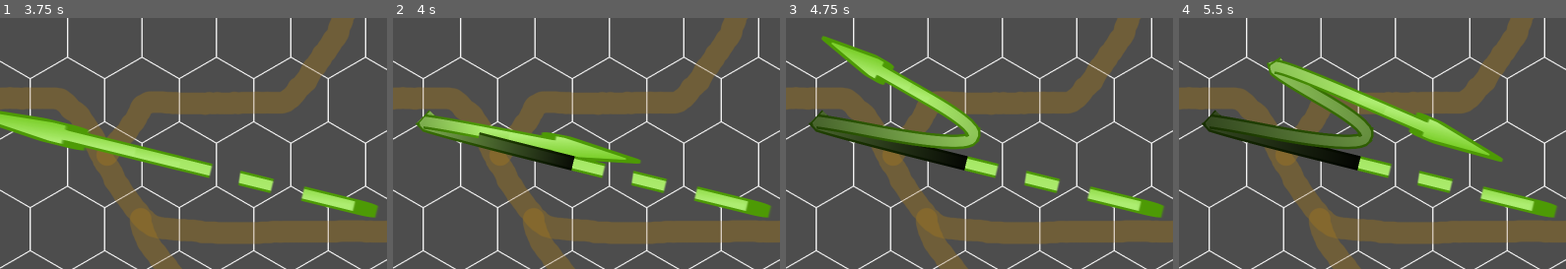
Above: before the commit, frames 1-4 (left to right).
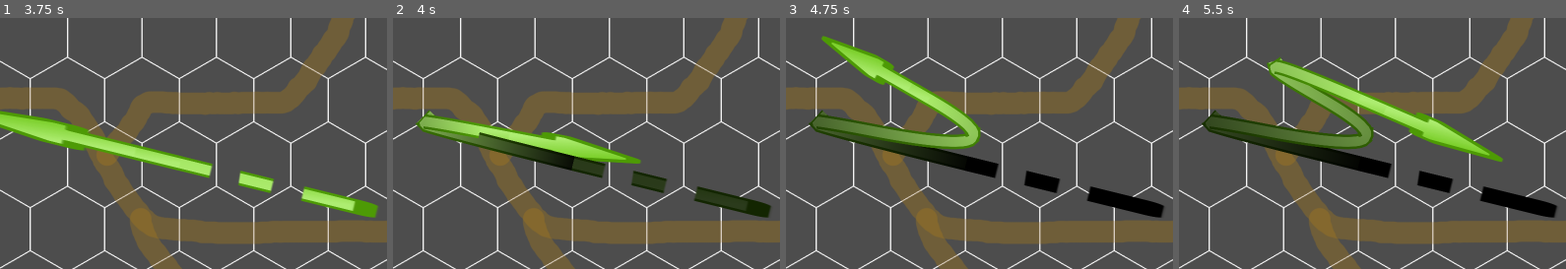
Above: after the commit, the same moments.

Repository: jeremyz/godot-stuff
Game: Godot game, scene res://Main.tscn
Same seed, same stepped clock (60 frames per second), same inputs: the game is played once before the commit and once after it.
Inputs (mouse positions are % of the whole screen's width and height, from its top left):
- Up to frame 1 (3.75 s): tap Enter at 0.5 s; move the mouse to (44, 72) at 0.52 s; click (44, 72) at 0.67 s; click "Reset" at 1.25 s; move the mouse to (80, 67) at 2.02 s; click (80, 67) at 2.17 s; move the mouse to (19, 36) at 2.77 s; click (19, 36) at 2.92 s; move the mouse to (54, 51) at 3.52 s; click (54, 51) at 3.67 s
- Up to frame 2 (4 s): no input
- Up to frame 3 (4.75 s): move the mouse to (34, 26) at 4.27 s; click (34, 26) at 4.42 s
- Up to frame 4 (5.5 s): move the mouse to (72, 46) at 5.02 s; click (72, 46) at 5.17 s
The pictures show only the part of the screen within x 26-76%, y 22-72%; the shares and areas given below are measured in that part.

Frame 1 is identical in both runs. In frame 2, 2.3% of the frame differs, in the area x 46-98%, y 54-80%; in frame 3, 2.3%; in frame 4, 2.3%.

Commit message:
path : add a simple gradient to tail

Diff:
--- a/path/Main.tscn
+++ b/path/Main.tscn
@@ -130,11 +130,18 @@
 		_copy(body, i, head, 0)
 		_copy(body, i + 1, head, 1)
 		$Head.points = head.get_baked_points()
+	set_tail_gradient(body.get_point_count())
 
 func _copy(from : Curve2D, fi : int, to : Curve2D, ti : int) -> void:
 	to.set_point_position(ti, from.get_point_position(fi))
 	to.set_point_in(ti, from.get_point_in(fi))
 	to.set_point_out(ti, from.get_point_out(fi))
+
+func set_tail_gradient(n : int):
+	var v := lerpf(1, 0, n/4.0)
+	var c := Color(v, v, v)
+	$Tail.gradient.set_color(0, c)
+	$Tail.gradient.set_color(1, c)
 
 #	var i : int = curve.get_point_count() - 1
 #	if i < 0:
@@ -159,6 +166,10 @@
 
 [sub_resource type="Gradient" id="Gradient_0qkox"]
 
+[sub_resource type="Gradient" id="Gradient_cm0pq"]
+interpolation_mode = 1
+colors = PackedColorArray(0, 0, 0, 1, 0, 0, 0, 1)
+
 [node name="Control" type="Control"]
 layout_mode = 3
 anchors_preset = 15
@@ -205,5 +216,6 @@
 texture_mode = 1
 
 [node name="Tail" type="Line2D" parent="TextureRect/Path"]
+gradient = SubResource("Gradient_cm0pq")
 texture = ExtResource("3")
 texture_mode = 2
Not shown: 1 places in path/Main.tscn that only renumber resources
